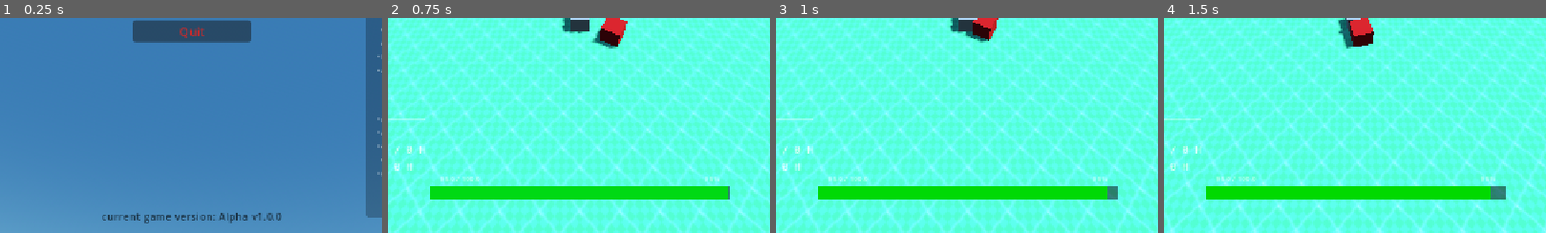
Above: before the commit, frames 1-4 (left to right).
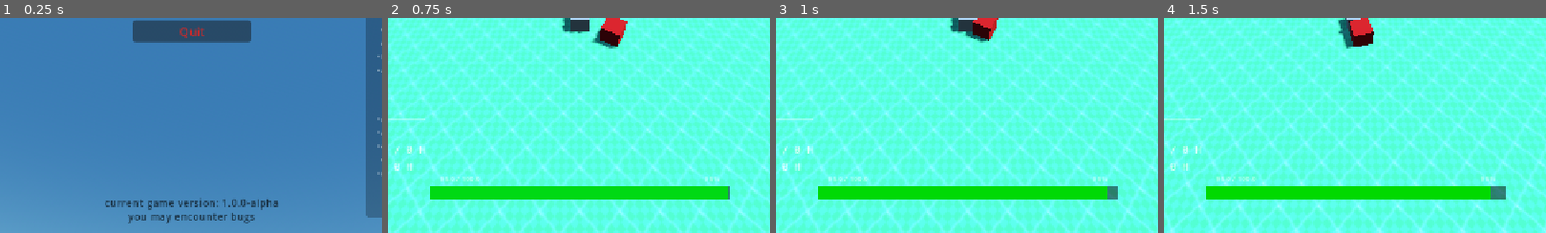
Above: after the commit, the same moments.

Repository: Denis-942/shape-hell
Game: Godot game, scene res://src/scenes/root.tscn
The game is run twice, just before and just after one commit, with the same random seed, the same clock (stepped at 60 frames per second) and the same inputs.
Inputs (mouse positions are % of the whole screen's width and height, from its top left):
- Up to frame 1 (0.25 s): no input
- Up to frame 2 (0.75 s): click "Play" at 0.5 s
- Up to frame 3 (1 s): no input
- Up to frame 4 (1.5 s): move the mouse to (72, 45) at 1.27 s; hold D (right) from 1.28 s (still down); tap 1 (equip) at 1.35 s
The pictures show only the part of the screen within x 25-75%, y 50-100%; the shares and areas given below are measured in that part.

The runs differ from the first frame. In frame 1, 1.6% of the frame differs, in the area x 26-74%, y 83-96%; in frame 2, nothing differs; in frame 3, nothing differs; in frame 4, nothing differs.

Commit message:
Another commit

Diff:
--- a/project.godot
+++ b/project.godot
@@ -11,7 +11,7 @@
 [application]
 
 config/name="Shape Hell"
-config/version="1.0.0a"
+config/version="1.0.0-alpha"
 run/main_scene="res://src/scenes/root.tscn"
 config/features=PackedStringArray("4.8", "Forward Plus")
 config/icon="res://icon.svg"
--- a/src/scenes/root.tscn
+++ b/src/scenes/root.tscn
@@ -63,7 +63,7 @@
 
 [sub_resource type="Resource" id="Resource_crmuw"]
 script = ExtResource("2_17eu8")
-base = 1000000.0
+base = 10000.0
 metadata/_custom_type_script = "uid://dcbjus20o1o1n"
 
 [sub_resource type="BoxShape3D" id="BoxShape3D_riqys"]
@@ -297,6 +297,7 @@
 metadata/_edit_lock_ = true
 
 [node name="GameplayOverlay" type="Control" parent="CanvasLayer/Overlays" unique_id=2004916217]
+visible = false
 layout_mode = 1
 anchors_preset = 15
 anchor_right = 1.0
@@ -461,7 +462,6 @@
 metadata/_edit_lock_ = true
 
 [node name="MainMenu" type="Control" parent="CanvasLayer/Menus" unique_id=191423243]
-visible = false
 layout_mode = 1
 anchors_preset = 15
 anchor_right = 1.0
@@ -657,12 +657,15 @@
 mouse_filter = 2
 theme_override_fonts/normal_font = SubResource("FontVariation_s0bkk")
 bbcode_enabled = true
-text = "[color=#000a]current game version: Alpha v1.0.0"
+text = "[color=#000a]current game version: 1.0.0-alpha
+you may encounter bugs"
 fit_content = true
 autowrap_mode = 0
+horizontal_alignment = 1
 script = ExtResource("7_s0bkk")
-version_type = 1
 prefix = "[color=#000a]current game version: "
+suffix = "
+you may encounter bugs"
 metadata/_custom_type_script = "uid://57nvopw0y6cr"
 
 [node name="PauseMenu" type="Control" parent="CanvasLayer/Menus" unique_id=901347754]
--- a/src/scenes/weapon_tooltip.tscn
+++ b/src/scenes/weapon_tooltip.tscn
@@ -17,7 +17,7 @@
 [sub_resource type="LabelSettings" id="LabelSettings_bhunq"]
 line_spacing = -2.0
 
-[node name="WeaponTooltip" type="Control" unique_id=13289707 …(96 unchanged characters)… ge_label", "burst_label", "rpm_label", "pierce_label", "range_label", "velocity_label", "spread_label")]
+[node name="WeaponTooltip" type="Control" unique_id=13289707 …(96 unchanged characters)… ge_label", "burst_label", "rpm_label", "max_ammo_label", "ammo_type_label", "ammo_weight_label", "reload_time_label", "pierce_label", "range_label", "velocity_label", "spread_label")]
 layout_mode = 3
 anchors_preset = 0
 script = ExtResource("1_nwery")
@@ -27,6 +27,10 @@
 damage_label = NodePath("PanelContainer/VBoxContainer/Stats/Damage")
 burst_label = NodePath("PanelContainer/VBoxContainer/Stats/Burst")
 rpm_label = NodePath("PanelContainer/VBoxContainer/Stats/Rpm")
+max_ammo_label = NodePath("PanelContainer/VBoxContainer/Stats/MaxAmmo")
+ammo_type_label = NodePath("PanelContainer/VBoxContainer/Stats/AmmoType")
+ammo_weight_label = NodePath("PanelContainer/VBoxContainer/Stats/AmmoWeight")
+reload_time_label = NodePath("PanelContainer/VBoxContainer/Stats/ReloadTime")
 pierce_label = NodePath("PanelContainer/VBoxContainer/Stats/Pierce")
 range_label = NodePath("PanelContainer/VBoxContainer/Stats/Range")
 velocity_label = NodePath("PanelContainer/VBoxContainer/Stats/Velocity")
@@ -108,6 +112,42 @@
 fit_content = true
 autowrap_mode = 0
 
+[node name="MaxAmmo" type="RichTextLabel" parent="PanelContainer/VBoxContainer/Stats" unique_id=703060607]
+layout_mode = 2
+theme_override_fonts/normal_font = ExtResource("2_pg1kh")
+theme_override_font_sizes/normal_font_size = 12
+bbcode_enabled = true
+text = "Max Ammo: x"
+fit_content = true
+autowrap_mode = 0
+
+[node name="AmmoType" type="RichTextLabel" parent="PanelContainer/VBoxContainer/Stats" unique_id=871220555]
+layout_mode = 2
+theme_override_fonts/normal_font = ExtResource("2_pg1kh")
+theme_override_font_sizes/normal_font_size = 12
+bbcode_enabled = true
+text = "Ammo Type: x"
+fit_content = true
+autowrap_mode = 0
+
+[node name="AmmoWeight" type="RichTextLabel" parent="PanelContainer/VBoxContainer/Stats" unique_id=1688936050]
+layout_mode = 2
+theme_override_fonts/normal_font = ExtResource("2_pg1kh")
+theme_override_font_sizes/normal_font_size = 12
+bbcode_enabled = true
+text = "Ammo Weight: x"
+fit_content = true
+autowrap_mode = 0
+
+[node name="ReloadTime" type="RichTextLabel" parent="PanelContainer/VBoxContainer/Stats" unique_id=452588754]
+layout_mode = 2
+theme_override_fonts/normal_font = ExtResource("2_pg1kh")
+theme_override_font_sizes/normal_font_size = 12
+bbcode_enabled = true
+text = "Reload Time: x"
+fit_content = true
+autowrap_mode = 0
+
 [node name="Pierce" type="RichTextLabel" parent="PanelContainer/VBoxContainer/Stats" unique_id=181388214]
 layout_mode = 2
 theme_override_fonts/normal_font = ExtResource("2_pg1kh")
--- a/src/scripts/other/drops/ammo_drop.gd
+++ b/src/scripts/other/drops/ammo_drop.gd
@@ -35,6 +35,8 @@
 	# INFO set the final material for the mesh instance
 	_mesh.set_surface_override_material(0, mat)
 
+	_despawn_timer = 60.0
+
 
 func collect() -> int:
 	queue_free()
--- a/src/scripts/singletons/game.gd
+++ b/src/scripts/singletons/game.gd
@@ -280,8 +280,8 @@
 func _on_enemy_died(enemy: Enemy) -> void:
 	_wave_enemies_left -= 1
 	_enemy_kill_count += 1
-	_score += 100
-	var weapon_drop: bool = randf() <= 0.05
+	_score += int(10 + ((_wave_number - 1) * 0.5))
+	var weapon_drop: bool = randf() <= 0.02
 	if weapon_drop:
 		var rarity_set := RaritySet.new()
 		var rarity := rarity_set.roll()
@@ -295,11 +295,12 @@
 		var weapon_data: WeaponData = datas.pick_random()
 		weapon_data.level.set_value(enemy.level.value())
 		Spawner.spawn_weapon(weapon_data, item_pos)
-	var coin_drop: bool = randf() <= 0.25
-	if coin_drop:
-		var amount := int((1.0 + ((enemy.level.value() - 1) * 0.1)) * randi_range(10, 100))
-		Spawner.spawn_coin(amount, enemy.position)
-	var ammo_drop: bool = randf() <= 0.2
+	# INFO temporary disabled
+	# var coin_drop: bool = randf() <= 0.25
+	# if coin_drop:
+	# 	var amount := int((1.0 + ((enemy.level.value() - 1) * 0.1)) * randi_range(10, 100))
+	# 	Spawner.spawn_coin(amount, enemy.position)
+	var ammo_drop: bool = randf() <= 0.05
 	if ammo_drop:
 		var type: AmmoType = AmmoType.values().pick_random()
 		var weight: AmmoWeight = AmmoWeight.values().pick_random()
--- a/src/scripts/ui/game_version_label.gd
+++ b/src/scripts/ui/game_version_label.gd
@@ -11,47 +11,46 @@
 		return version_type
 	set(value):
 		version_type = value
-		__update_text()
+		_update_text()
 @export_multiline var prefix: String = "":
 	get:
 		return prefix
 	set(value):
 		prefix = value
-		__update_text()
+		_update_text()
 @export_multiline var suffix: String = "":
 	get:
 		return suffix
 	set(value):
 		suffix = value
-		__update_text()
+		_update_text()
 
 func _enter_tree() -> void:
-	__update_text()
+	_update_text()
 
 
-func __update_text() -> void:
+func _update_text() -> void:
 	match version_type:
 		VersionType.BASIC:
-			text = "%s%s%s" % [prefix, __get_game_version(), suffix]
+			text = "%s%s%s" % [prefix, _get_game_version(), suffix]
 		VersionType.PRETTY:
-			text = "%s%s%s" % [prefix, __get_game_version_pretty(), suffix]
+			text = "%s%s%s" % [prefix, _get_game_version_pretty(), suffix]
 
 
 
-func __get_game_version() -> String:
+func _get_game_version() -> String:
 	return ProjectSettings.get_setting("application/config/version")
 
-func __get_game_version_pretty() -> String:
+func _get_game_version_pretty() -> String:
 	var version: String = ProjectSettings.get_setting("application/config/version")
-	match version[-1]:
-		"p":
-			return "Prototype v%s" % version.trim_suffix("p")
-		"a":
-			return "Alpha v%s" % version.trim_suffix("a")
-		"b":
-			return "Beta v%s" % version.trim_suffix("b")
-		_ when version[-1].is_valid_int():
-			return "v%s" % version
-		_:
-			push_error("Incorrect game version format in ProjectSettings/application/config/version")
-			return ""
+	if version.ends_with("-prototype"):
+		return "Prototype v%s" % version.trim_suffix("-prototype")
+	elif version.ends_with("-alpha"):
+		return "Alpha v%s" % version.trim_suffix("-alpha")
+	elif version.ends_with("-beta"):
+		return "Beta v%s" % version.trim_suffix("-beta")
+	elif version[-1].is_valid_int():
+		return "v%s" % version
+	else:
+		push_warning("Incorrect game version format in ProjectSettings/application/config/version")
+		return "<error>"
--- a/src/scripts/ui/weapon_tooltip.gd
+++ b/src/scripts/ui/weapon_tooltip.gd
@@ -8,6 +8,10 @@
 @export var damage_label: RichTextLabel
 @export var burst_label: RichTextLabel
 @export var rpm_label: RichTextLabel
+@export var max_ammo_label: RichTextLabel
+@export var ammo_type_label: RichTextLabel
+@export var ammo_weight_label: RichTextLabel
+@export var reload_time_label: RichTextLabel
 @export var pierce_label: RichTextLabel
 @export var range_label: RichTextLabel
 @export var velocity_label: RichTextLabel
@@ -21,11 +25,19 @@
 	rarity_label.text = "[color=%s]%s" % [
 		Game.RARITY_COLORS[data.rarity].to_html(),
 		Utils.enum_to_string(Game.Rarity)[data.rarity]]
-	var padding := 30
+	var padding := 34
 	damage_label.text = "[color=#eee]Damage[/color]".rpad(padding) + str(data.damage.scaled)
 	burst_label.visible = data.is_burst_fire()
 	burst_label.text = "[color=#eee]Burst[/color]".rpad(padding) + str(data.get_burst_count())
 	rpm_label.text = "[color=#eee]Firerate[/color]".rpad(padding) + "%d [color=gray]rpm" % data.rpm
+
+	max_ammo_label.text = "[color=#eee]Max Ammo[/color]".rpad(padding) + str(data.max_ammo)
+	var ammo_type_enum_str := Utils.enum_to_string(Game.AmmoType)[data.ammo_type].to_pascal_case()
+	ammo_type_label.text = "[color=#eee]Ammo Type[/color]".rpad(padding) + ammo_type_enum_str
+	var ammo_weight_enum_str := Utils.enum_to_string(Game.AmmoWeight)[data.ammo_weight].to_pascal_case()
+	ammo_weight_label.text = "[color=#eee]Ammo Weight[/color]".rpad(padding) + ammo_weight_enum_str
+	reload_time_label.text = "[color=#eee]Reload Time[/color]".rpad(padding) + "%.2f[color=gray]s" % data.reload_time
+
 	pierce_label.text = "[color=#eee]Pierce[/color]".rpad(padding) + str(data.pierce)
 	range_label.text = "[color=#eee]Range[/color]".rpad(padding) + "%.1f [color=gray]m" % data.projectile_range
 	velocity_label.text = "[color=#eee]Velocity[/color]".rpad(padding) + "%.1f [color=gray]m/s" % data.projectile_velocity
